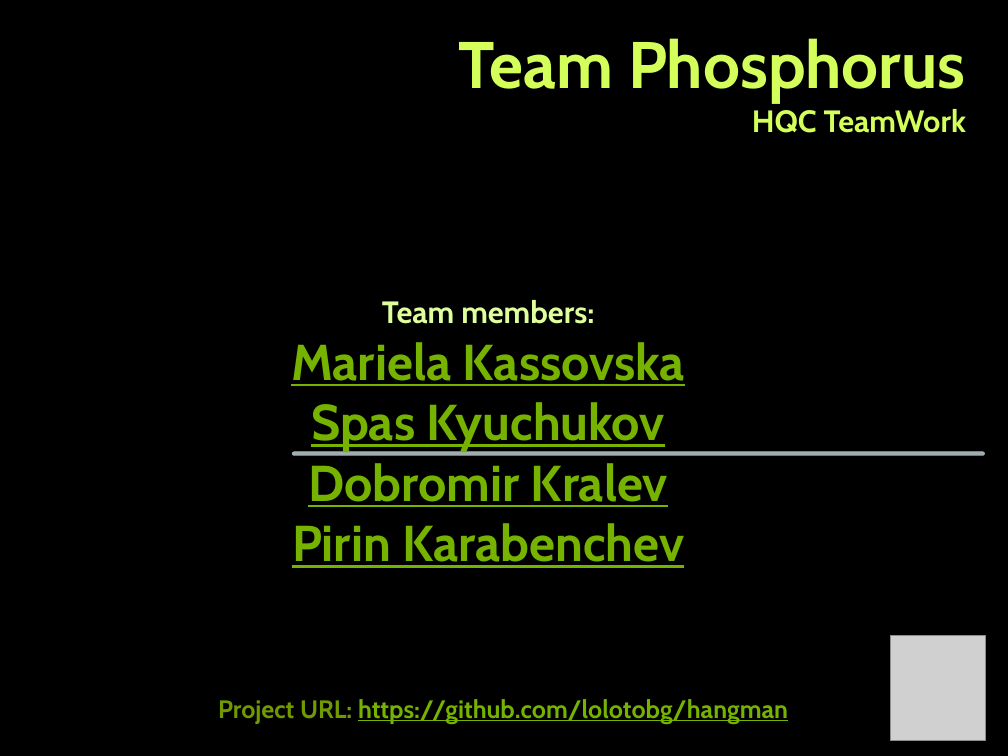
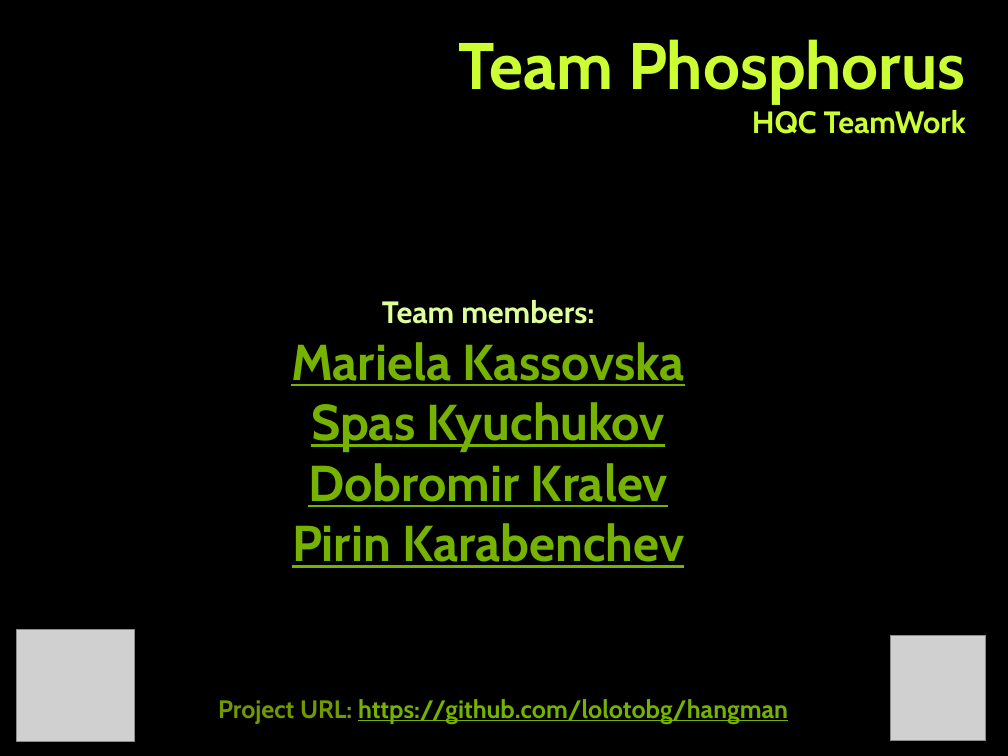
Before and after one commit to lolotobg/hangman, a slide deck: slide 1 of Docs/Phosphorus-Hangman.pptx. Drawn at 1008x756 pixels with LibreOffice and Linux fonts; fonts in the diff are those of the drawing; grey boxes stand for pictures; background and template pictures are left out. Boxes give left, top, right and bottom in pixels: in the first picture for what was removed or moved away, otherwise in the second. Text is boxed around its words. In the diff, an @@ line names an element or a change of style, - is before the commit and + after.

```diff
--- a/Docs/Phosphorus-Hangman.pptx
+++ b/Docs/Phosphorus-Hangman.pptx
@@ text "Team Phosphorus HQC TeamWork" at [458, 39, 966, 134]: text colour #D4FF5B to #CCFF33; vertical alignment bottom to middle @@
@@ line removed from (294, 454) to (983, 454) @@
@@ line removed from (294, 454) to (983, 454) @@
@@ picture added at [17, 630, 135, 741] @@
```
Also in this commit, not shown: 6 other slides changed, 4 other files.
